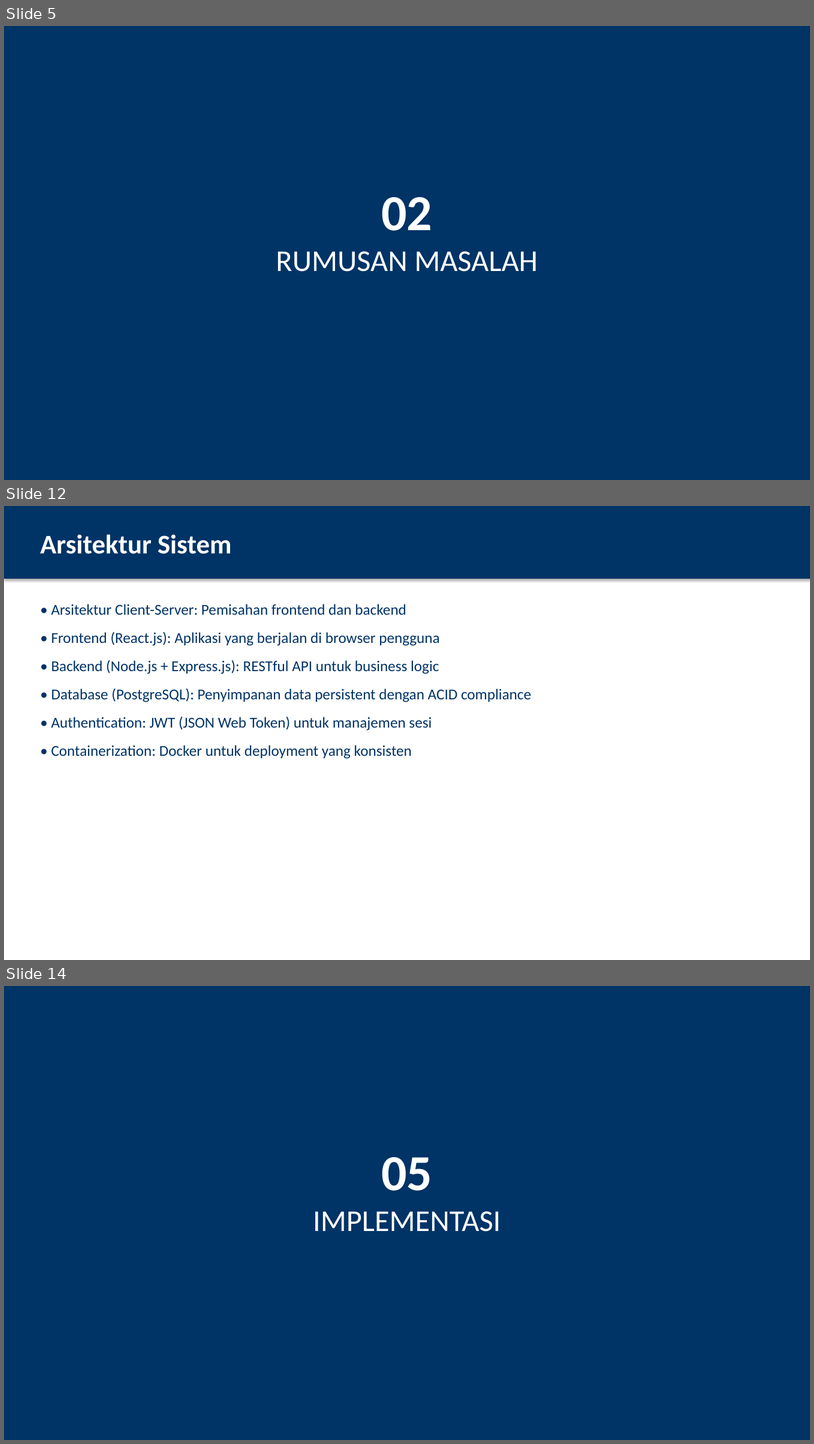
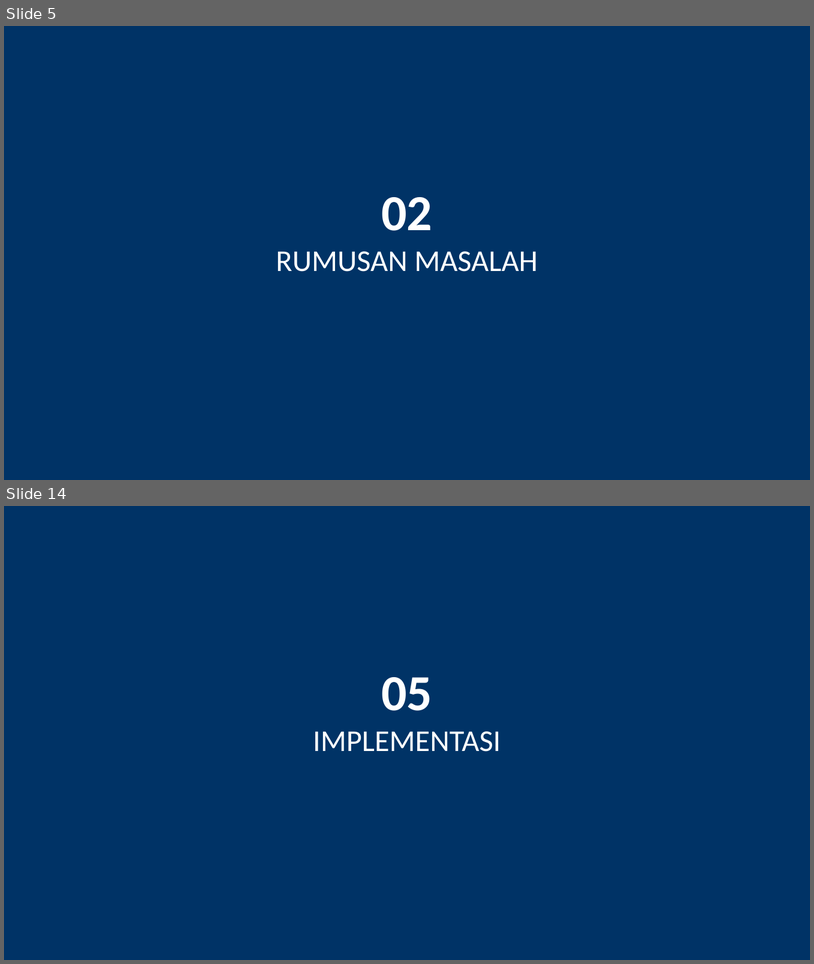
Before and after one commit to irfan-ghzl/CRM, a slide deck: PRESENTASI_SISTEM_PENGADUAN_MASYARAKAT.pptx. Shown one above the other, each under a label of ours: slides 5, 12 and 14 before the commit, slides 5 and 14 after it; the slides between them are not shown. The pictures are 814x1444 and 814x964 pixels, drawn with LibreOffice and Linux fonts; fonts in the diff are those of the drawing. Boxes give left, top, right and bottom in pixels: in the first picture for what was removed or moved away, otherwise in the second. Text is boxed around its words. In the diff, an @@ line names an element or a change of style, - is before the commit and + after.

```diff
--- a/PRESENTASI_SISTEM_PENGADUAN_MASYARAKAT.pptx
+++ b/PRESENTASI_SISTEM_PENGADUAN_MASYARAKAT.pptx
@@ slide 12 removed at <box>4,506,810,960</box>, background #FFFFFF @@
@@ rectangle removed at <box>4,506,810,579</box> @@
@@ text removed at <box>40,534,231,554</box> @@
-Arsitektur Sistem
@@ text removed at <box>51,604,531,759</box> @@
-• Arsitektur Client-Server: Pemisahan frontend dan backend
-• Frontend (React.js): Aplikasi yang berjalan di browser pengguna
-• Backend (Node.js + Express.js): RESTful API untuk business logic
-• Database (PostgreSQL): Penyimpanan data persistent dengan ACID compliance
-• Authentication: JWT (JSON Web Token) untuk manajemen sesi
-• Containerization: Docker untuk deployment yang konsisten
```
Also in this commit, not shown: 15 slides changed, 5 slides added, 4 other slides removed.
